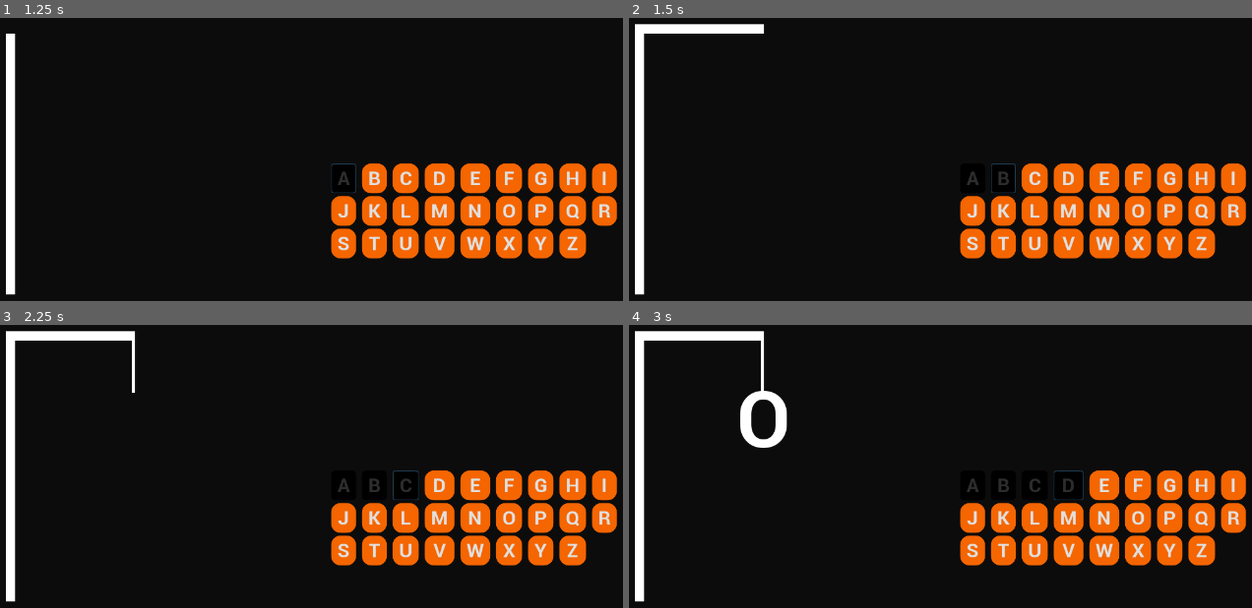
Above: before the commit, frames 1-4 (two rows, left to right).
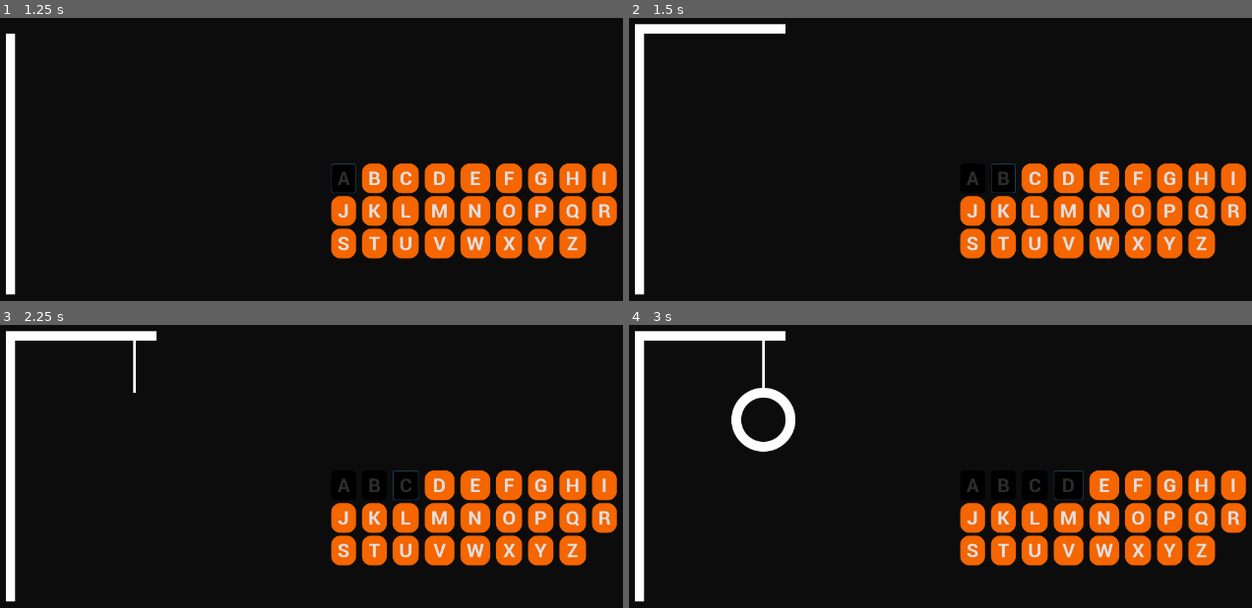
Above: after the commit, the same moments.

Repository: nootnt/GameHub
Game: Godot game, scene res://scenes/game.tscn
Two runs of this game, one before a commit and one after it. Both use one fixed random seed, a clock stepped at 60 frames per second and the inputs below. This scene is started directly instead of the project's main scene.
Inputs:
- Up to frame 1 (1.25 s): click "A" at 0.5 s
- Up to frame 2 (1.5 s): click "B" at 1.25 s
- Up to frame 3 (2.25 s): click "C" at 2 s
- Up to frame 4 (3 s): click "D" at 2.75 s

Frame 1 is identical in both runs. In frame 2, 0.1% of the frame differs, in the area x 21-26%, y 2-6%; in frame 3, 0.2%; in frame 4, 1.3%, in the area x 16-27%, y 2-45%.

Commit message:
final fixes for hangman

Diff:
--- a/src/2_hang/scenes/game.tscn
+++ b/src/2_hang/scenes/game.tscn
@@ -6,6 +6,15 @@
 [ext_resource path="res://theme/fonts/Roboto_Bold_64.tres" type="DynamicFont" id=4]
 [ext_resource path="res://scripts/game.gd" type="Script" id=5]
 
+[sub_resource type="DynamicFontData" id=1]
+font_path = "res://theme/fonts/LEMONMILK-Regular.otf"
+
+[sub_resource type="DynamicFont" id=2]
+size = 128
+use_mipmaps = true
+use_filter = true
+font_data = SubResource( 1 )
+
 [node name="game" type="Control"]
 anchor_right = 1.0
 anchor_bottom = 1.0
@@ -44,24 +53,24 @@
 anchor_bottom = 0.5
 margin_top = -20.0
 margin_right = 15.0
-margin_bottom = 190.0
+margin_bottom = 225.0
 rect_rotation = -90.0
 
 [node name="pole3" type="ColorRect" parent="HBoxContainer/man_container/man"]
 anchor_top = 0.5
 anchor_bottom = 0.5
-margin_left = 205.0
+margin_left = 207.0
 margin_top = -35.0
-margin_right = 210.0
+margin_right = 211.0
 margin_bottom = 65.0
 
 [node name="head" type="Label" parent="HBoxContainer/man_container/man"]
-margin_left = 165.497
-margin_top = 50.0
-margin_right = 253.497
-margin_bottom = 211.0
-theme = ExtResource( 2 )
-custom_fonts/font = ExtResource( 1 )
+margin_left = 152.0
+margin_top = 35.0
+margin_right = 266.0
+margin_bottom = 216.0
+theme = ExtResource( 2 )
+custom_fonts/font = SubResource( 2 )
 text = "O"
 align = 1
 uppercase = true
Not shown: 1 places in src/2_hang/scenes/game.tscn that only renumber resources
Binary file added: src/2_hang/theme/fonts/LEMONMILK-Regular.otf
Not shown, added: bin/2_hang.exe
